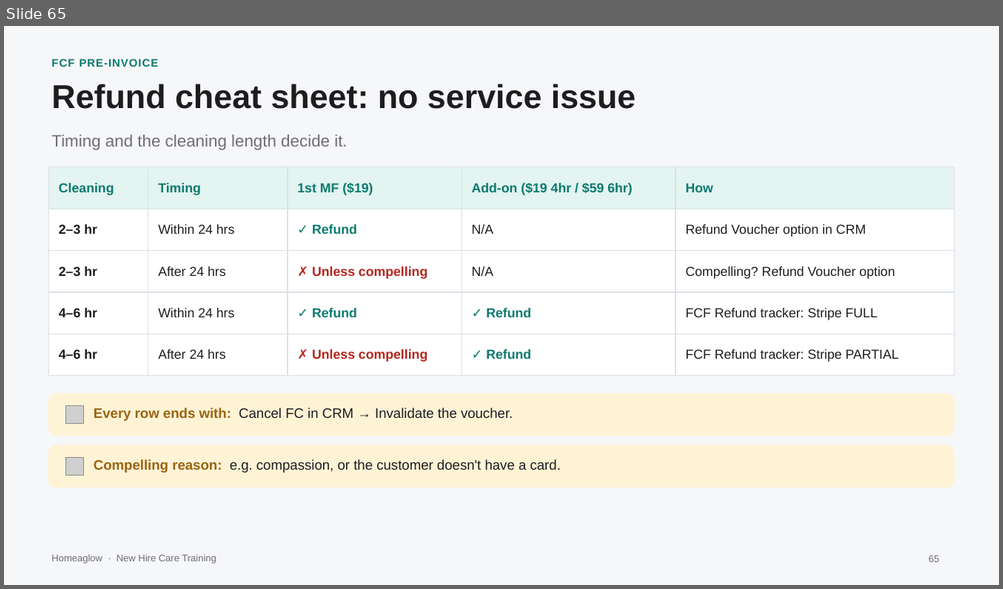
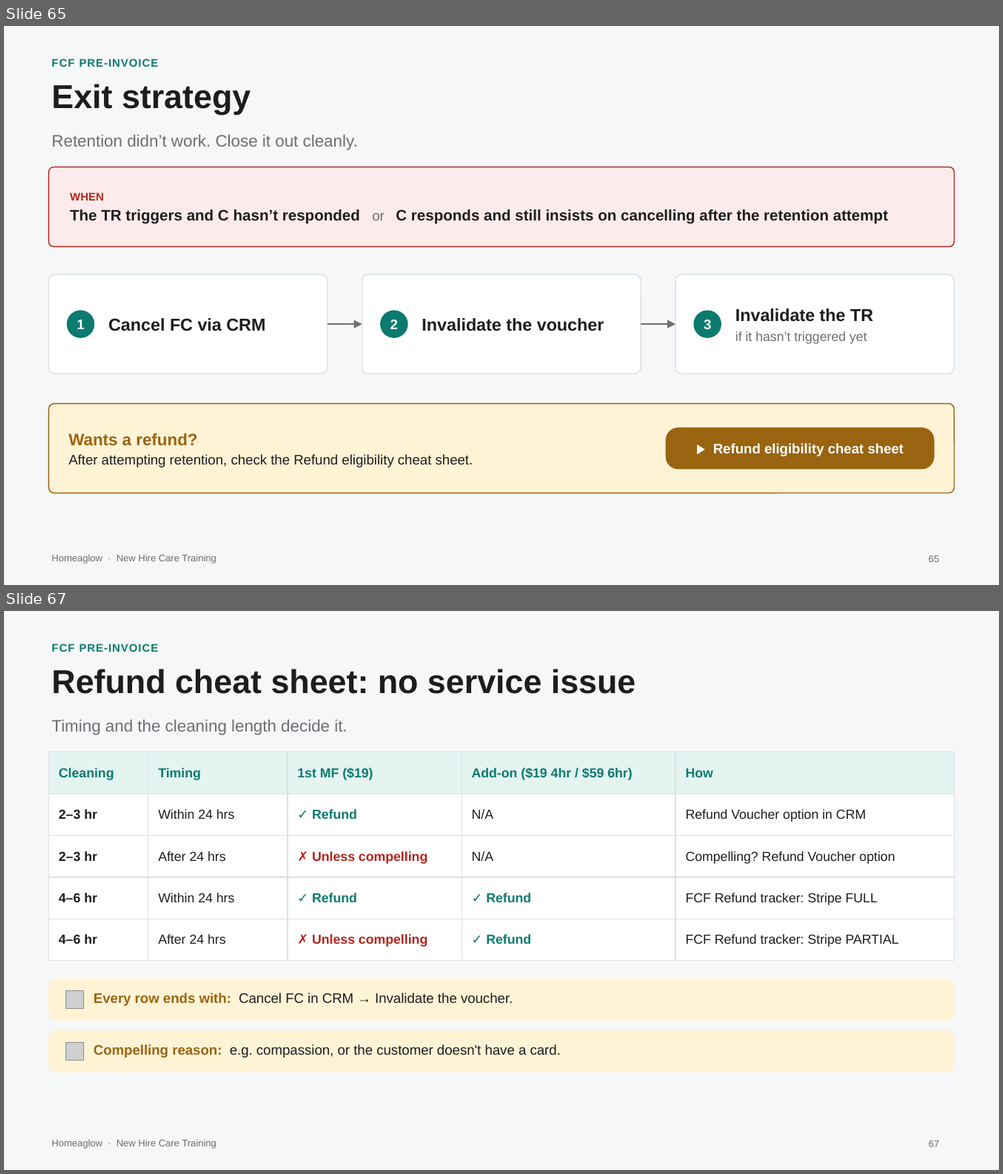
Before and after one commit to anjulimichelle/training, a slide deck: retention-membership-cancellation/retention-membership-cancellation.pptx. Shown one above the other, each under a label of ours: slide 65 before the commit, slides 65 and 67 after it; the slides between them are not shown. The pictures are 1003x589 and 1003x1174 pixels, drawn with LibreOffice and Linux fonts; fonts in the diff are those of the drawing; grey boxes stand for pictures. Boxes give left, top, right and bottom in pixels: in the first picture for what was removed or moved away, otherwise in the second. Text is boxed around its words. In the diff, an @@ line names an element or a change of style, - is before the commit and + after.

```diff
--- a/retention-membership-cancellation/retention-membership-cancellation.pptx
+++ b/retention-membership-cancellation/retention-membership-cancellation.pptx
@@ slide 65 added at [4,26,999,585], background #F6F7F9; not listed: 1 template element that a slide beside it also shows @@
@@ text added at [51,59,159,67], 8 pt, text #0B7A6F, bold @@
+FCF PRE-INVOICE
@@ text added at [51,84,250,115], 24 pt, text #1D1D1F, bold @@
+Exit strategy
@@ text added at [51,135,358,150], 12 pt, text #6E6E73 @@
+Retention didn’t work. Close it out cleanly.
@@ rounded rectangle added at [48,167,954,247], fill #FCEBEA, outline #B3261E 0.75 pt, 11 pt, text #1D1D1F, bold @@
+WHEN
+The TR triggers and C hasn’t responded or C responds and still insists on cancelling after the retention attempt
@@ rounded rectangle added at [48,275,327,374], fill #FFFFFF, outline #DCE1E7 0.75 pt @@
@@ rounded rectangle added at [362,275,640,374], fill #FFFFFF, outline #DCE1E7 0.75 pt @@
@@ rounded rectangle added at [675,275,954,374], fill #FFFFFF, outline #DCE1E7 0.75 pt @@
@@ rounded rectangle added at [67,310,94,338], fill #0B7A6F, 10 pt, text #FFFFFF, bold @@
+1
@@ rounded rectangle added at [380,310,408,338], fill #0B7A6F, 10 pt, text #FFFFFF, bold @@
+2
@@ rounded rectangle added at [693,310,721,338], fill #0B7A6F, 10 pt, text #FFFFFF, bold @@
+3
@@ text added at [735,309,873,344], 9.5 pt, text #6E6E73 @@
+Invalidate the TR
+if it hasn’t triggered yet
@@ text added at [108,318,265,332], 12.5 pt, text #1D1D1F, bold @@
+Cancel FC via CRM
@@ arrow added from (327, 324) to (362, 324), #6E6E73 1 pt @@
@@ text added at [421,318,604,332], 12.5 pt, text #1D1D1F, bold @@
+Invalidate the voucher
@@ arrow added from (640, 324) to (675, 324), #6E6E73 1 pt @@
@@ rounded rectangle added at [48,404,954,494], fill #FFF3D6, outline #9A6410 0.75 pt @@
@@ text added at [68,433,473,468], 10 pt, text #1D1D1F @@
+Wants a refund?
+After attempting retention, check the Refund eligibility cheat sheet.
@@ rounded rectangle added at [666,428,934,469], fill #9A6410, 10 pt, text #FFFFFF, bold @@
+▶ Refund eligibility cheat sheet
@@ page number added at [928,556,939,562], 7 pt, text #6E6E73 @@
+65
@@ what was slide 65 is now slide 67 @@
@@ page number at [928,1141,939,1147]: text changed @@
-65
+67
```
Also in this commit, not shown: 2 slides changed, 1 other slide added, 1 other file.
